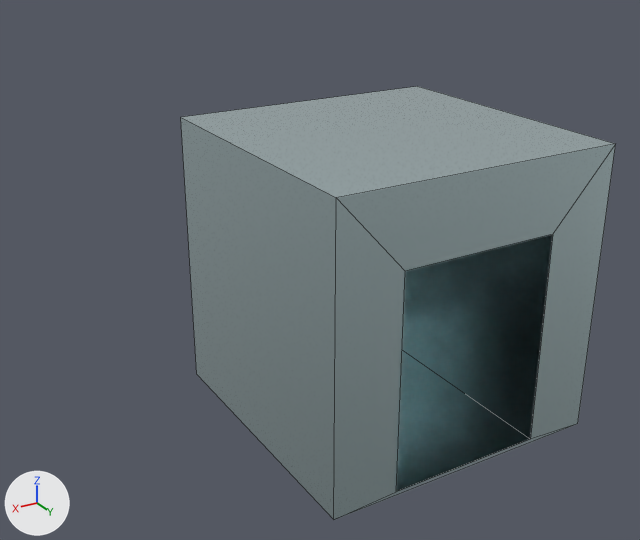
Before and after pictures for a commit that changed the FBX model Assets/Models/LargeLift.fbx.
Both versions are drawn from a 50 mm lens placed at (6.51, 9.19, 6.85), pointed at (-0.77, -2.93, 0.79). Arrows for +X, +Y and +Z are at lower left; the lights stay in place. Mesh edges are drawn as thin lines. Where no turn or scale is listed for an object, it has been applied to the vertices.

Objects in the first picture: 'Lift'.
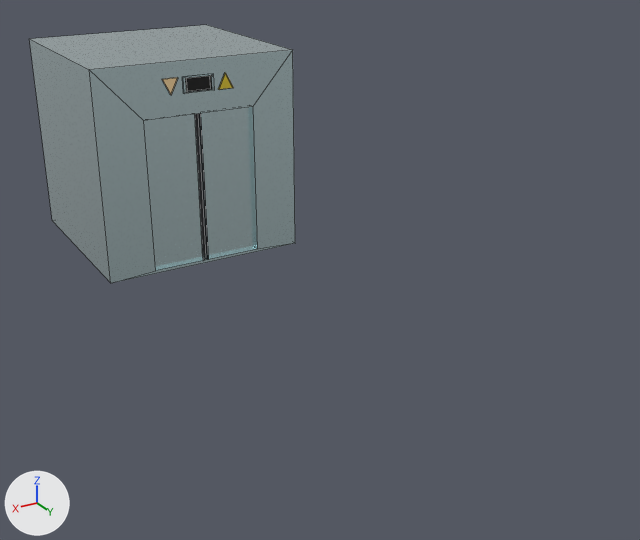
What differs and where, as boxes (x1, y1, x2, y2) in the pictures (640 x 540 px):
'Lift', moved
    before: (181, 86, 615, 520)
    after: (29, 25, 295, 283)
'Lift door right', added
    after: (195, 107, 255, 257)
    faces in mat_lift_metal (white #daf2f5): (198, 107, 255, 257)
    faces in mat_door_seal (black #3c3c3f): (195, 114, 206, 255)
'Lift door left', added
    after: (144, 114, 203, 268)
'Lift floor sign', added (black)
    after: (183, 74, 214, 94)
    faces in mat_floor_number_foreground (black #000000): (187, 76, 211, 91)
    faces in mat_lift_metal (white #daf2f5): (183, 74, 214, 94)
'Lift down sign', added
    after: (162, 78, 178, 95)
'Lift up sign', added
    after: (219, 73, 233, 90)

Edits to the bpy script that builds the scene:
```text
Add mat_floor_number_foreground:
    mat_floor_number_foreground = principled_material('Floor number foreground')
    mat_floor_number_foreground.base_color = (0.0, 0.0, 0.0)  # black #000000
Add mat_floor_number_background:
    mat_floor_number_background = principled_material('Floor number background')
    mat_floor_number_background.base_color = (0.8, 0.393, 0.181)  # beige #e7a876
Add mat_door_seal:
    mat_door_seal = principled_material('Door seal')
    mat_door_seal.base_color = (0.045, 0.0453, 0.0495)  # black #3c3c3f
Add mat_arrow_up:
    mat_arrow_up = principled_material('Arrow up')
    mat_arrow_up.base_color = (0.8, 0.606, 0.0309)  # yellow #e7cc31
Add mat_arrow_down:
    mat_arrow_down = principled_material('Arrow down')
    mat_arrow_down.base_color = (1.0, 0.723, 0.377)  # beige #ffdda5
Add me_box_with_inset_texture_for_floor_number:
    me_box_with_inset_texture_for_floor_number.from_pydata(...)  # 16 vertices, 15 faces; spans x -0.3..0.3, y -0.021..0.021, z -0.15..0.15
    # faces by material slot: [13, 1, 1]
    me_box_with_inset_texture_for_floor_number.materials.append(mat_lift_metal)  # white #daf2f5
    me_box_with_inset_texture_for_floor_number.materials.append(mat_floor_number_background)  # beige #e7a876
    me_box_with_inset_texture_for_floor_number.materials.append(mat_floor_number_foreground)  # black #000000
Add me_cube_006:
    me_cube_006.from_pydata(...)  # 20 vertices, 18 faces; spans x 0.0..116.0, y 0.0..300.0, z -650.0..-610.0
    # faces by material slot: [13, 5]
    me_cube_006.materials.append(mat_lift_metal)  # white #daf2f5
    me_cube_006.materials.append(mat_door_seal)  # black #3c3c3f
Add me_arrow_up:
    me_arrow_up.from_pydata([(-1.1, -0.021, -0.15), (-1.4, -0.021, -0.15), (-1.25, -0.021, 0.15), (-1.1, 0.021, -0.15), (-1.4, 0.021, -0.15), (-1.25, 0.021, 0.15)], [], [(1, 0, 3, 4), (0, 1, 2), (0, 2, 5, 3), (3, 5, 4), (2, 1, 4, 5)])
    me_arrow_up.materials.append(mat_arrow_up)  # yellow #e7cc31
Add me_lift_arrow_down:
    me_lift_arrow_down.from_pydata([(-0.3, -0.021, 0.15), (-0.15, -0.021, -0.15), (0.0, -0.021, 0.15), (0.0, 0.021, 0.15), (-0.3, 0.021, 0.15), (-0.15, 0.021, -0.15)], [], [(0, 2, 1), (4, 5, 3), (1, 2, 3, 5), (0, 1, 5, 4), (2, 0, 4, 3)])
    me_lift_arrow_down.materials.append(mat_arrow_down)  # beige #ffdda5
Change ob_lift:
    ob_lift.location: (0.0, 0.0, 2.0) -> (0.0, -8.0, 2.0)
Add ob_lift_floor_sign:
    ob_lift_floor_sign = bpy.data.objects.new('Lift floor sign', me_box_with_inset_texture_for_floor_number)
    ob_lift_floor_sign.location = (0.0, -6.0, 3.56)
Add ob_lift_door_left:
    ob_lift_door_left = bpy.data.objects.new('Lift door left', me_cube_006)
    ob_lift_door_left.parent = ob_lift
    ob_lift_door_left.location = (0.0, -200.0, 800.0)
    ob_lift_door_left.rotation_euler = (-3.142, 0.0, 0.0)  # degrees (-180, 0, 0)
    ob_lift_door_left.scale = (-1.0, -1.0, -1.0)
Add ob_lift_door_right:
    ob_lift_door_right = bpy.data.objects.new('Lift door right', me_cube_006)
    ob_lift_door_right.parent = ob_lift
    ob_lift_door_right.location = (0.0, -200.0, 800.0)
Add ob_lift_up_sign:
    ob_lift_up_sign = bpy.data.objects.new('Lift up sign', me_arrow_up)
    ob_lift_up_sign.location = (0.7, -6.0, 3.56)
Add ob_lift_down_sign:
    ob_lift_down_sign = bpy.data.objects.new('Lift down sign', me_lift_arrow_down)
    ob_lift_down_sign.location = (0.7, -6.0, 3.56)
```
